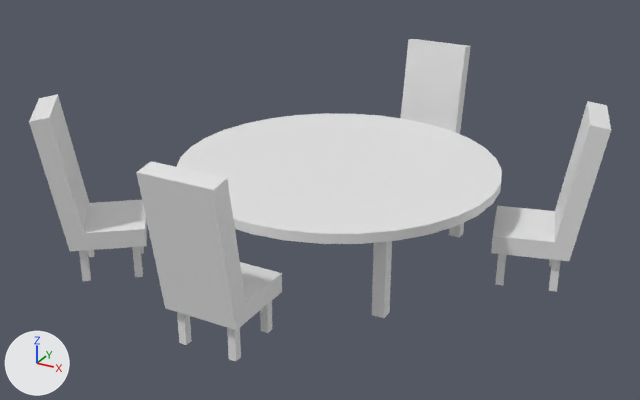
One commit to the Blender file Kevins Stuff/Arena/Bordsgrupp.blend: the scene before it, then after it.
Camera for both pictures: a camera (50 mm lens) standing at (10.71, -20.52, 11.73) and looking at (-0.29, -0.52, 1.73). Arrows for +X, +Y and +Z are at lower left; the lights stay in place.
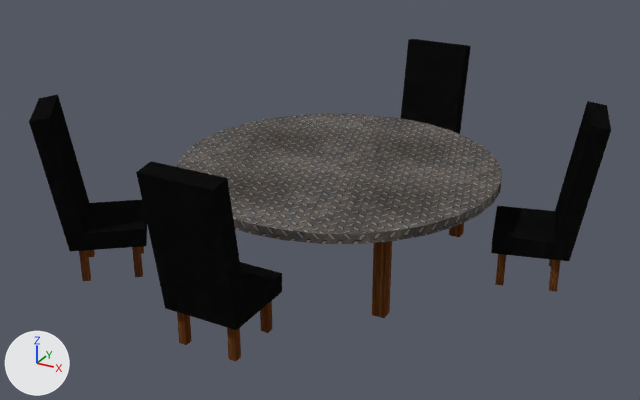
Where the change shows, as pixel boxes [x1, y1, x2, y2] in the pictures (640 x 400 px):
'Cylinder', recoloured (white to grey): [29, 39, 611, 361] in both

What the commit changed:
Picture 'Bordsgrupp_Text.png' (img_bordsgrupp_text_png) is new.
Material 'Material' (mat_material) is new.
Its texture is img_bordsgrupp_text_png.
me_cylinder has 272 vertices, 174 faces and spans x -6.93..7.07, y -7.0..7.0, z 0.0..4.75.
me_cylinder now uses material mat_material (picture img_bordsgrupp_text_png).
